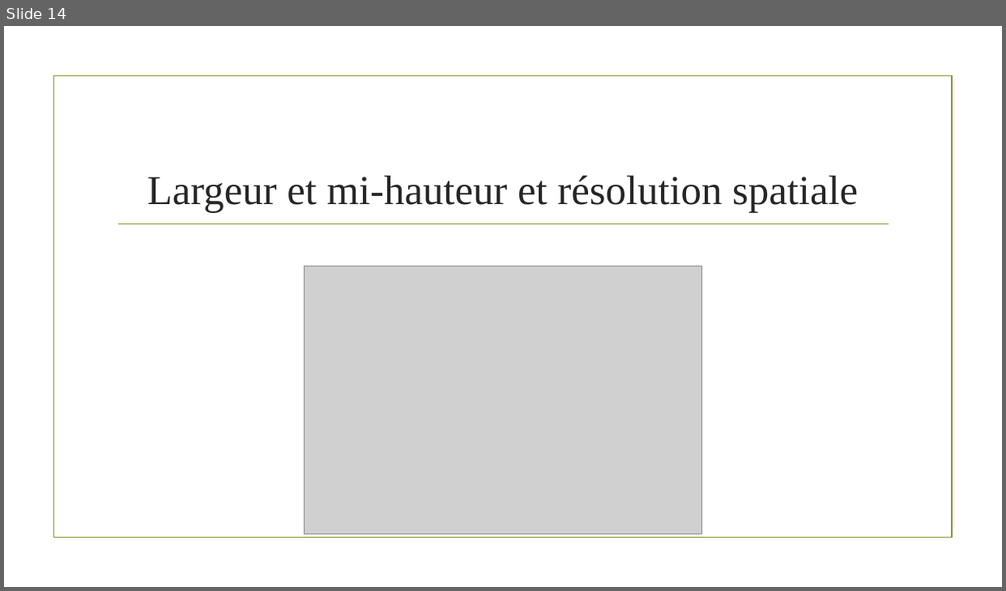
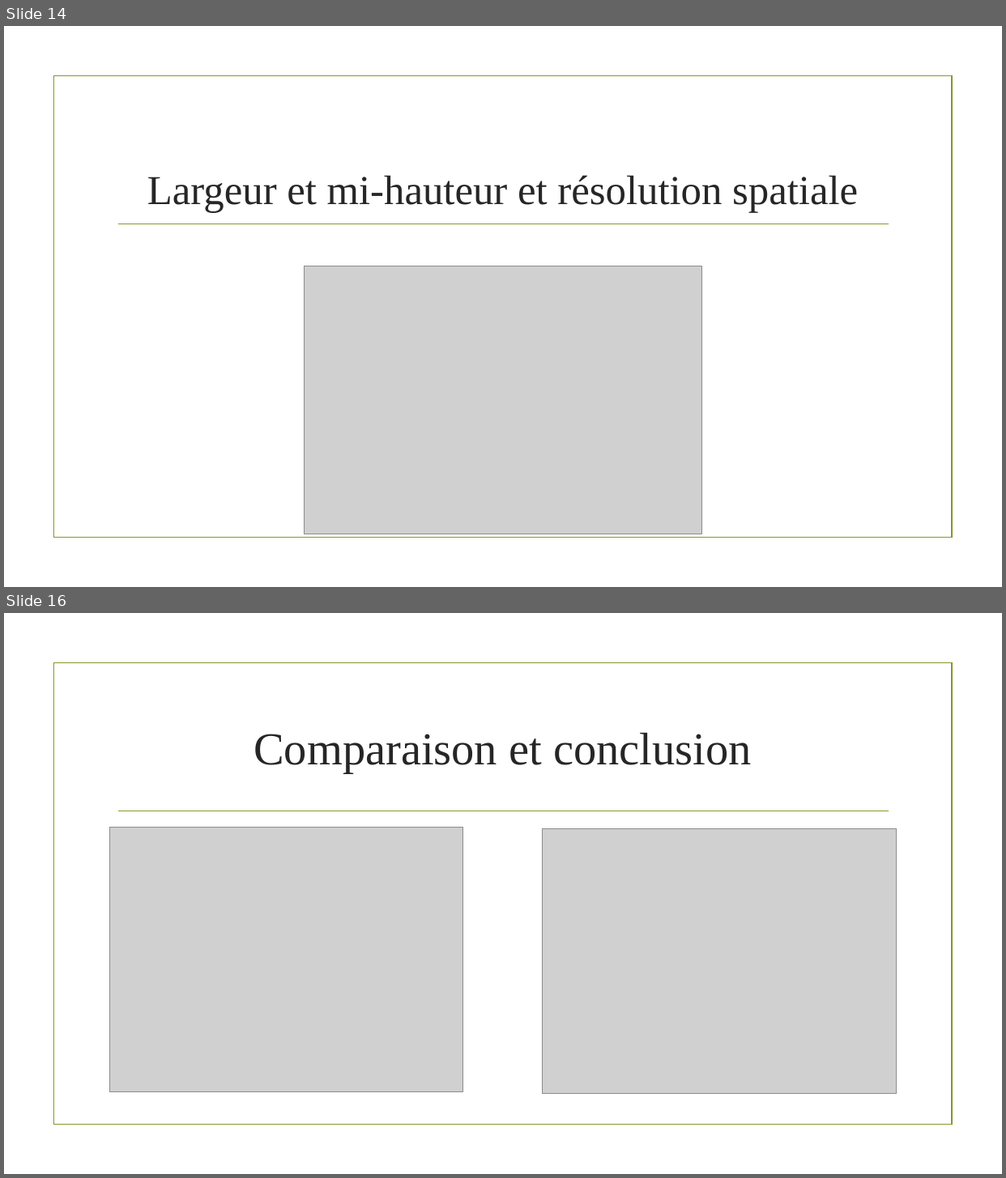
Before and after one commit to MaxENSTAB/Stage2A, a slide deck: Soutenance.pptx. Shown one above the other, each under a label of ours: slide 14 before the commit, slides 14 and 16 after it; the slides between them are not shown. The pictures are 1006x591 and 1006x1178 pixels, drawn with LibreOffice and Linux fonts; fonts in the diff are those of the drawing; grey boxes stand for pictures; background and template pictures are left out. Boxes give left, top, right and bottom in pixels: in the first picture for what was removed or moved away, otherwise in the second. Text is boxed around its words. In the diff, an @@ line names an element or a change of style, - is before the commit and + after.

```diff
--- a/Soutenance.pptx
+++ b/Soutenance.pptx
@@ slide 16 added at [4, 613, 1002, 1174], background picture (left out); not listed: 2 template elements that a slide beside it also shows @@
@@ title added at [253, 733, 751, 773], 44 pt, text #262626 @@
+Comparaison et conclusion
@@ picture added at [110, 827, 463, 1093] @@
@@ picture added at [543, 828, 897, 1093] @@
```
Also in this commit, not shown: 1 other slide added, 2 other files.
